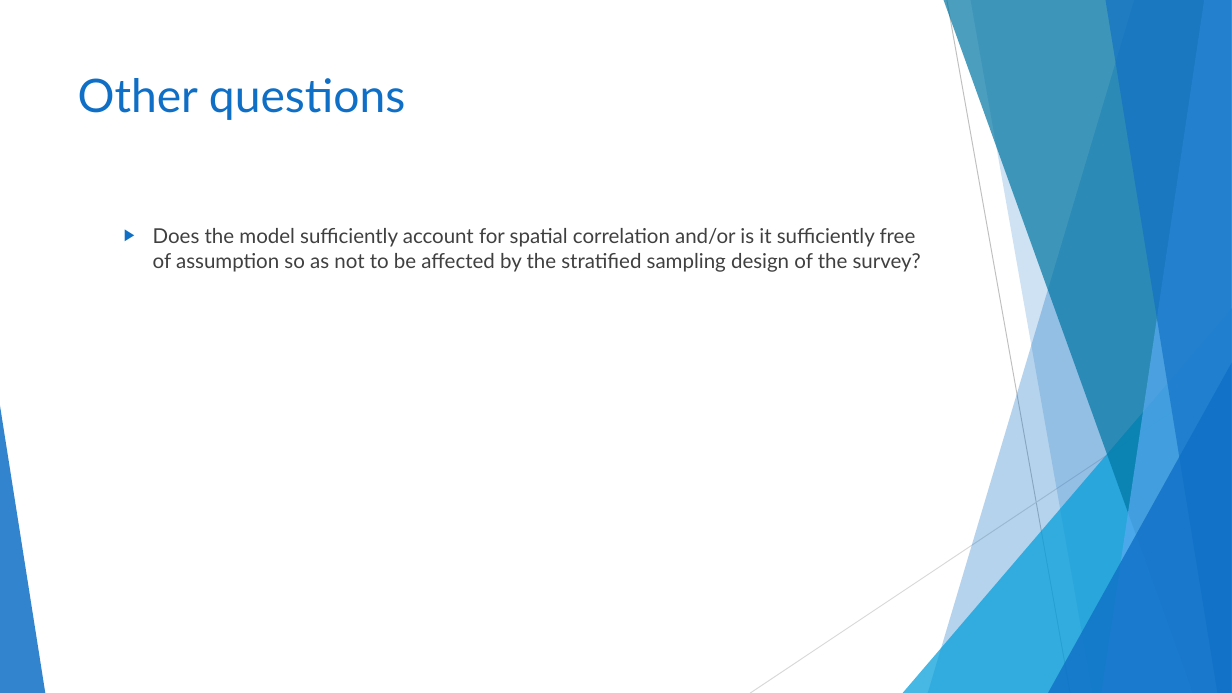
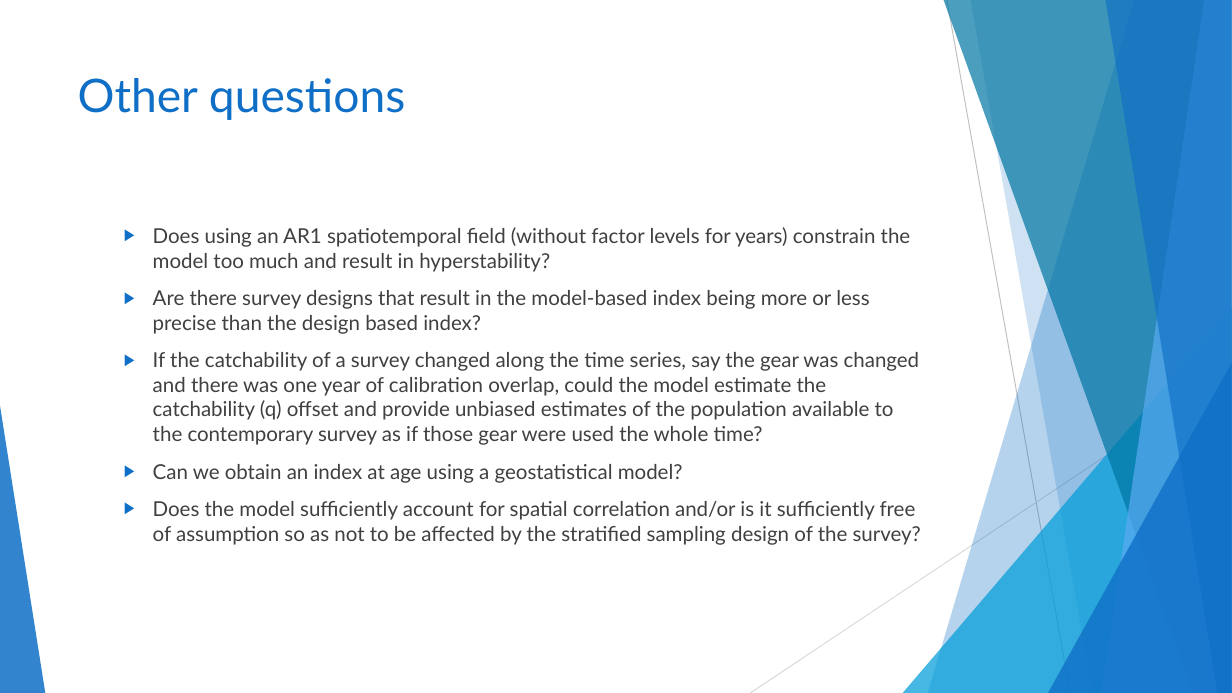
Before and after one commit to TESA-workshops/sim-geostat-survey, a slide deck: slide 4 of report/sim-geostat-survey-report.pptx. Drawn at 1232x693 pixels with LibreOffice and Linux fonts; fonts in the diff are those of the drawing. Boxes give left, top, right and bottom in pixels: in the first picture for what was removed or moved away, otherwise in the second. Text is boxed around its words. In the diff, an @@ line names an element or a change of style, - is before the commit and + after.

```diff
--- a/report/sim-geostat-survey-report.pptx
+++ b/report/sim-geostat-survey-report.pptx
@@ text at (x1=153, y1=227, x2=920, y2=483): paragraphs added @@
+  ▶ Does using an AR1 spatiotemporal field (without factor levels for years) constrain the model too much and result in hyperstability?
+  ▶ Are there survey designs that result in the model-based index being more or less precise than the design based index?
+  ▶ If the catchability of a survey changed along the time series, say the gear was changed and there was one year of calibration overlap, could the model estimate the catchability (q) offset and provide unbiased estimates of the population available to the contemporary survey as if those gear were used the whole time?
+  ▶ Can we obtain an index at age using a geostatistical model?
```
Also in this commit, not shown: 1 other slide changed, 1 other file.
